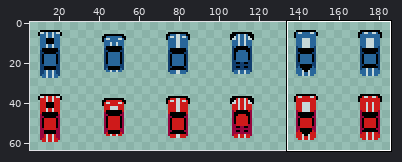
Two states of a pixel-art file, Assets/Raw Assets/Cars.aseprite. The picture above shows the old version from afar; the outline marks the close-up.
Close-up. Before the commit:
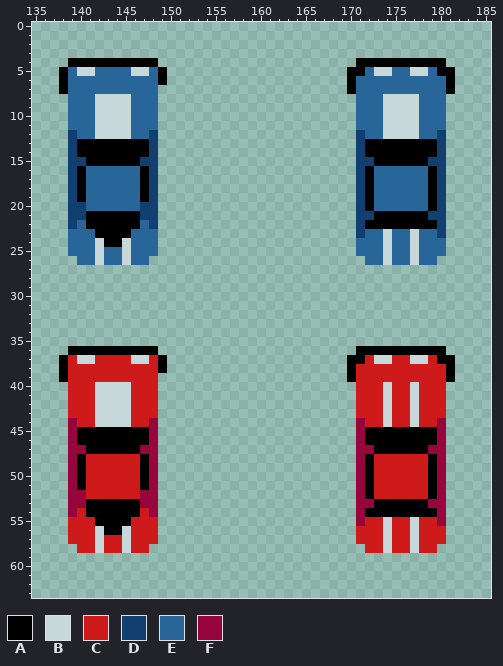
192x64 pixels, 1 frame. Shown: x 135..185, y 0..63. The wide view leaves out empty margins. The commit also changed other parts of the picture, which this record leaves out.
Palette (. is transparent): A #000000  B #c6d8d9  C #ce1a1a  D #113f6f  E #28669a  F #98053d
After:
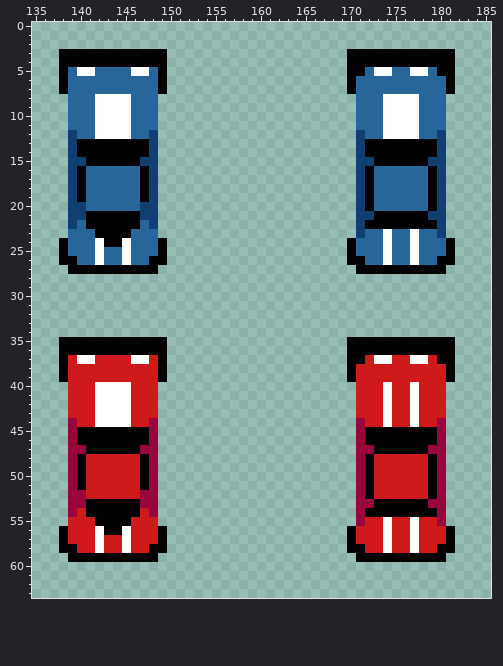
The edit:
layer "Layer 3" added
@@ palette @@
-B #c6d8d9
+B #ffffff
--- layers "Layer 2", "Layer 3"
@@ x 135..185 @@
  2 ...................................................
- 3 ...................................................
- 4 ....AAAAAAAAAA......................AAAAAAAAAA.....
+ 3 ...AAAAAAAAAAAA....................AAAAAAAAAAAA....
+ 4 ...AAAAAAAAAAAA....................AAAAAAAAAAAA....
  5 ...AEBBEEEEBBEA....................AAEBBEEBBEAA....
  6 ...AEEEEEEEEEEA....................AEEEEEEEEEEA....
- 7 ...AEEEEEEEEEE.....................AEEEEEEEEEEA....
+ 7 ...AEEEEEEEEEEA....................AEEEEEEEEEEA....
  8 ....EEEBBBBEEE......................EEEBBBBEEE.....
@@ x 135..185 @@
 23 ....EEEAAAAEEE......................DEEBEEBEED.....
-24 ....EEEBAABEEE......................EEEBEEBEEE.....
-25 ....EEEBEEBEEE......................EEEBEEBEEE.....
-26 .....EEBEEBEE........................EEBEEBEE......
-27 ...................................................
+24 ...AEEEBAABEEEA....................AEEEBEEBEEEA....
+25 ...AEEEBEEBEEEA....................AEEEBEEBEEEA....
+26 ...AAEEBEEBEEAA....................AAEEBEEBEEAA....
+27 ....AAAAAAAAAA......................AAAAAAAAAA.....
 28 ...................................................
@@ x 135..185 @@
 34 ...................................................
-35 ...................................................
-36 ....AAAAAAAAAA......................AAAAAAAAAA.....
+35 ...AAAAAAAAAAAA....................AAAAAAAAAAAA....
+36 ...AAAAAAAAAAAA....................AAAAAAAAAAAA....
 37 ...ACBBCCCCBBCA....................AACBBCCBBCAA....
 38 ...ACCCCCCCCCCA....................ACCCCCCCCCCA....
-39 ...ACCCCCCCCCC.....................ACCCCCCCCCCA....
+39 ...ACCCCCCCCCCA....................ACCCCCCCCCCA....
 40 ....CCCBBBBCCC......................CCCBCCBCCC.....
@@ x 135..185 @@
 55 ....CCCAAAACCC......................FCCBCCBCCF.....
-56 ....CCCBAABCCC......................CCCBCCBCCC.....
-57 ....CCCBCCBCCC......................CCCBCCBCCC.....
-58 .....CCBCCBCC........................CCBCCBCC......
-59 ...................................................
+56 ...ACCCBAABCCCA....................ACCCBCCBCCCA....
+57 ...ACCCBCCBCCCA....................ACCCBCCBCCCA....
+58 ...AACCBCCBCCAA....................AACCBCCBCCAA....
+59 ....AAAAAAAAAA......................AAAAAAAAAA.....
 60 ...................................................
Changed places in both close-ups, as pixel boxes (x1, y1, x2, y2):
changed: (59, 49, 167, 139)
changed: (347, 49, 455, 139)
changed: (347, 229, 455, 274)
changed: (59, 238, 167, 274)
changed: (59, 337, 167, 427)
changed: (347, 337, 455, 427)
changed: (347, 517, 455, 562)
changed: (59, 526, 167, 562)
